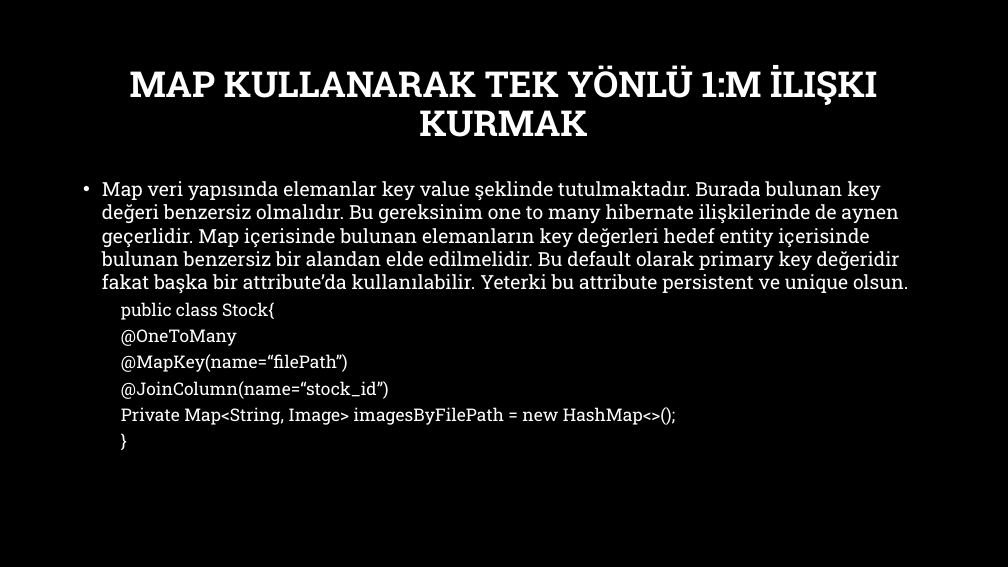
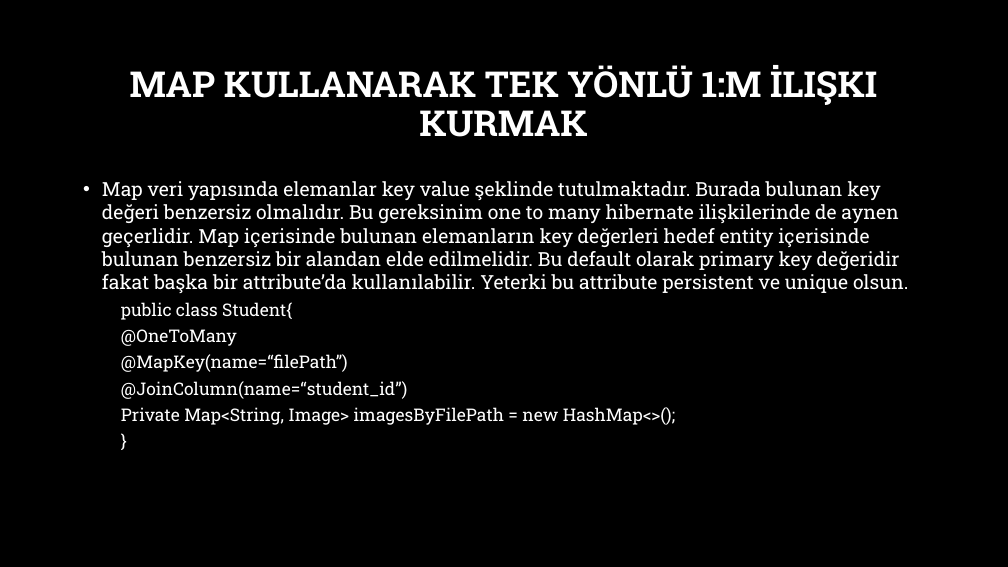
Before and after one commit to burakduman-bilgeadam/sunum, a slide deck: slide 53 of Spring/7-spring-data-jpa-hibernate.pptx (slide 51 before the commit). Drawn at 1008x567 pixels with LibreOffice and Linux fonts; fonts in the diff are those of the drawing; background and template pictures are left out. Boxes give left, top, right and bottom in pixels: in the first picture for what was removed or moved away, otherwise in the second. Text is boxed around its words. In the diff, an @@ line names an element or a change of style, - is before the commit and + after.

```diff
--- a/Spring/7-spring-data-jpa-hibernate.pptx
+++ b/Spring/7-spring-data-jpa-hibernate.pptx
@@ text at box(121, 302, 292, 320): text changed @@
-  public class Stock{
+  public class Student{
@@ text at box(121, 381, 407, 399): text changed @@
-  @JoinColumn(name=“stock_id”)
+  @JoinColumn(name=“student_id”)
```
Also in this commit, not shown: 9 other slides changed, 4 slides added.
